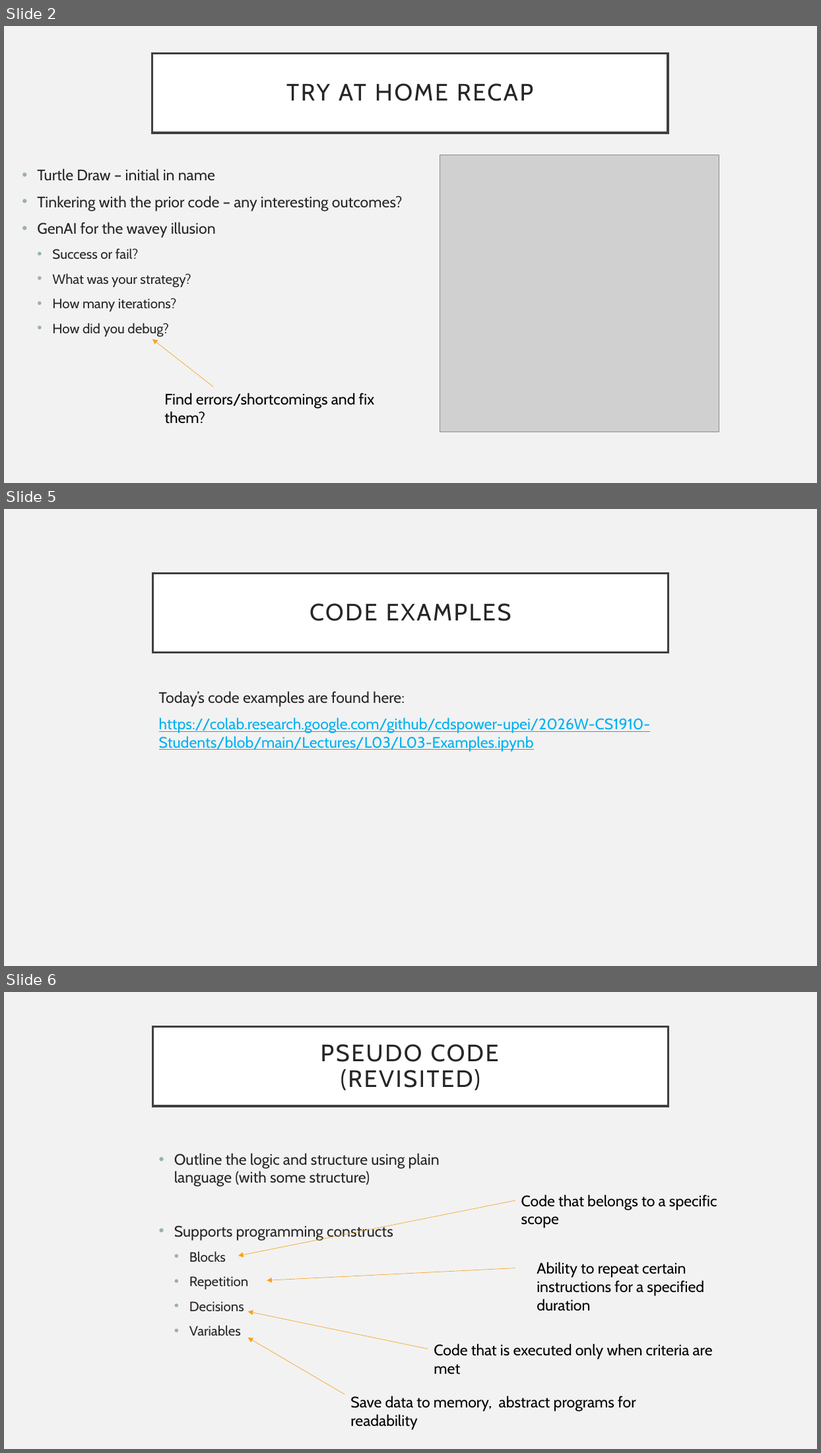
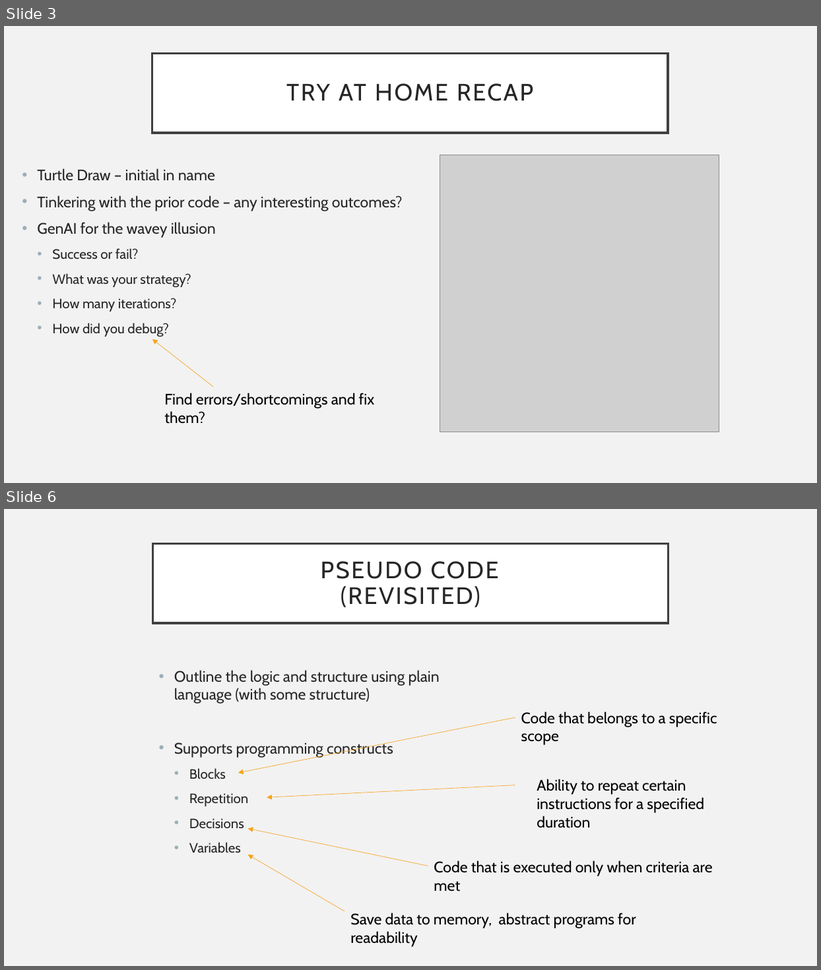
Before and after one commit to UPEI-CS/CS1910-Students, a slide deck: lectures/03-Variables-Literals-Types/CS1910_Variables-Literals-Types_Lecture.pptx. Shown one above the other, each under a label of ours: slides 2, 5 and 6 before the commit, slides 3 and 6 after it; the slides between them are not shown. The pictures are 821x1453 and 821x970 pixels, drawn with LibreOffice and Linux fonts; fonts in the diff are those of the drawing; grey boxes stand for pictures. Boxes give left, top, right and bottom in pixels: in the first picture for what was removed or moved away, otherwise in the second. Text is boxed around its words. In the diff, an @@ line names an element or a change of style, - is before the commit and + after.

```diff
--- a/lectures/03-Variables-Literals-Types/CS1910_Variables-Literals-Types_Lecture.pptx
+++ b/lectures/03-Variables-Literals-Types/CS1910_Variables-Literals-Types_Lecture.pptx
@@ slide 5 removed at (4, 509, 817, 966), background #F2F2F2 @@
@@ title removed at (153, 573, 668, 652) @@
-CODE EXAMPLES
@@ text removed at (159, 691, 651, 752) @@
-Today’s code examples are found here:
-https://colab.research.google.com/github/cdspower-upei/2026W-CS1910-Students/blob/main/Lectures/L03/L03-Examples.ipynb
@@ what was slide 2 is now slide 3 @@
```
Also in this commit, not shown: 2 slides changed, 1 slide added, 1 other file.
